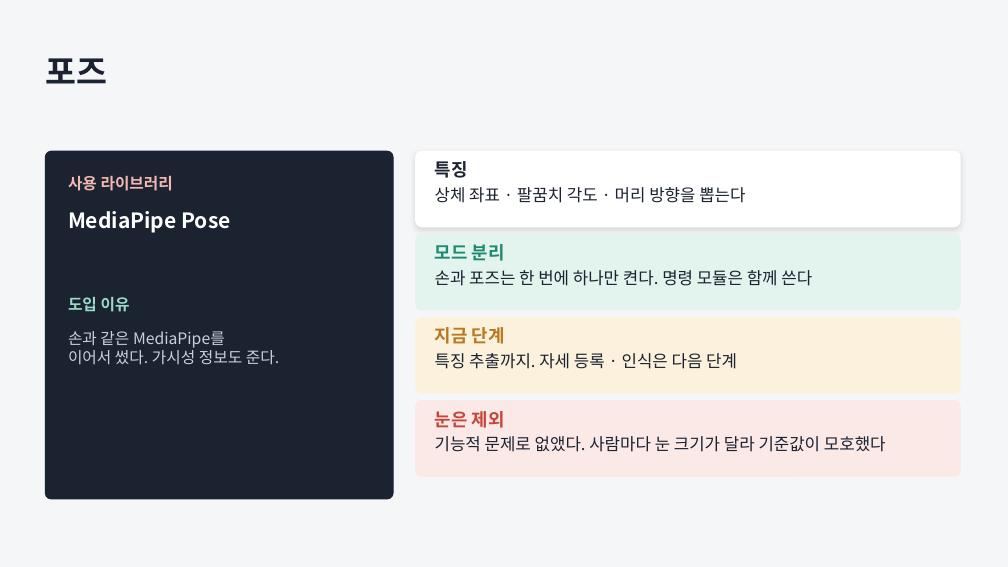
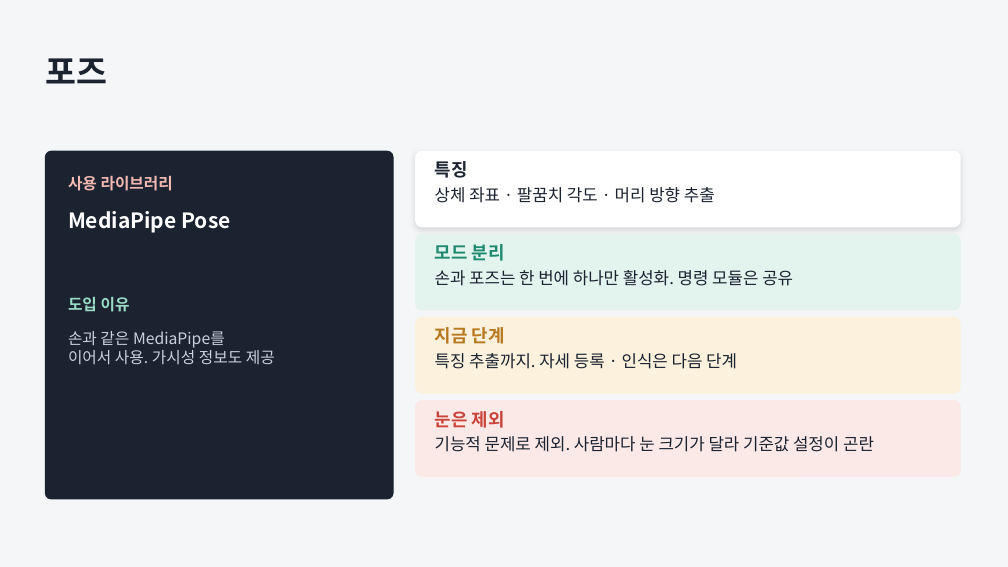
Before and after one commit to JungUH-0/JungPra, a slide deck: slide 10 of pythonpra/myproject/ppt/assistant_process.pptx (slide 9 before the commit). Drawn at 1008x567 pixels with LibreOffice and Linux fonts; fonts in the diff are those of the drawing. Boxes give left, top, right and bottom in pixels: in the first picture for what was removed or moved away, otherwise in the second. Text is boxed around its words. In the diff, an @@ line names an element or a change of style, - is before the commit and + after.

```diff
--- a/pythonpra/myproject/ppt/assistant_process.pptx
+++ b/pythonpra/myproject/ppt/assistant_process.pptx
@@ text at [435, 187, 715, 203]: text changed @@
-상체 좌표 · 팔꿈치 각도 · 머리 방향을 뽑는다
+상체 좌표 · 팔꿈치 각도 · 머리 방향 추출
@@ text at [435, 270, 793, 286]: text changed @@
-손과 포즈는 한 번에 하나만 켠다. 명령 모듈은 함께 쓴다
+손과 포즈는 한 번에 하나만 활성화. 명령 모듈은 공유
@@ text at [68, 347, 275, 365]: text changed @@
-이어서 썼다. 가시성 정보도 준다.
+이어서 사용. 가시성 정보도 제공
@@ text at [435, 436, 874, 452]: text changed @@
-기능적 문제로 없앴다. 사람마다 눈 크기가 달라 기준값이 모호했다
+기능적 문제로 제외. 사람마다 눈 크기가 달라 기준값 설정이 곤란
```
Also in this commit, not shown: 11 other slides changed, 5 other files.
